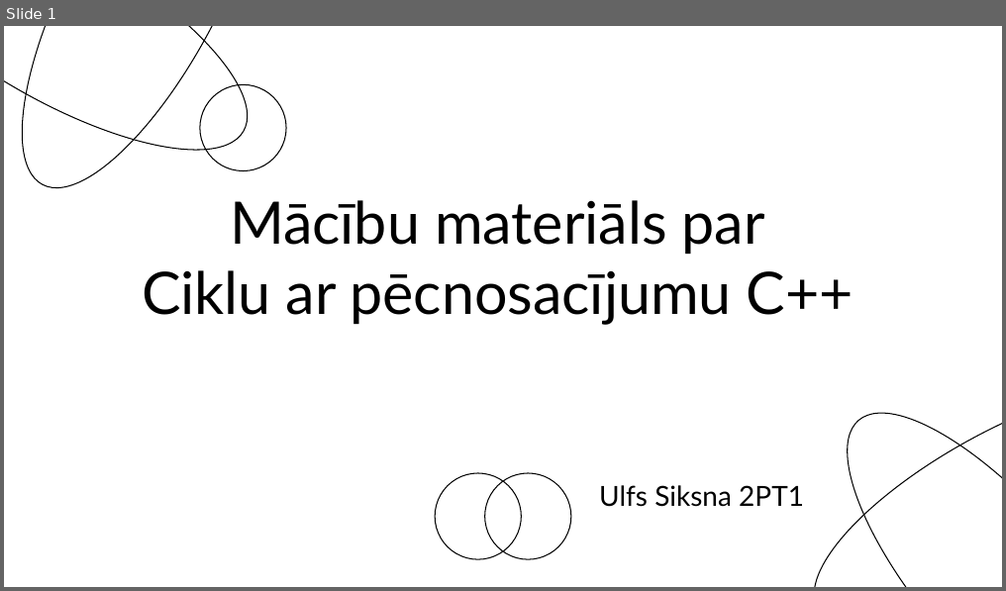
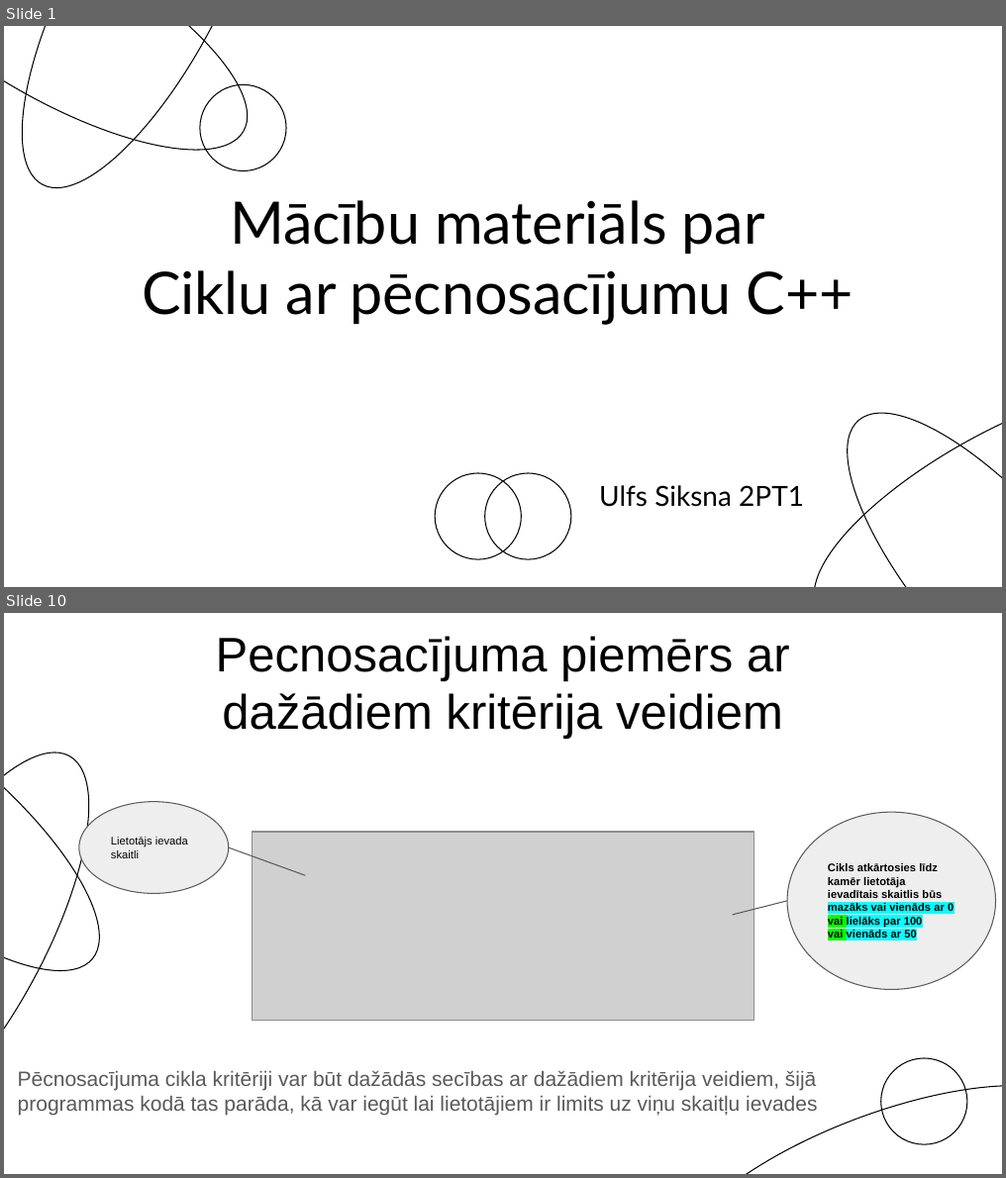
Before and after one commit to Siksna/2PT1_Eksamens, a slide deck: Pecnosacījumu_MācībuMaterials.pptx. Shown one above the other, each under a label of ours: slide 1 before the commit, slides 1 and 10 after it; the slides between them are not shown. The pictures are 1006x591 and 1006x1178 pixels, drawn with LibreOffice and Linux fonts; fonts in the diff are those of the drawing; grey boxes stand for pictures. Boxes give left, top, right and bottom in pixels: in the first picture for what was removed or moved away, otherwise in the second. Text is boxed around its words. In the diff, an @@ line names an element or a change of style, - is before the commit and + after.

```diff
--- a/Pecnosacījumu_MācībuMaterials.pptx
+++ b/Pecnosacījumu_MācībuMaterials.pptx
@@ slide 10 added at (4, 613, 1002, 1174), background #FFFFFF @@
@@ ellipse added at (4, 622, 141, 1018), outline #000000 0.75 pt @@
@@ text added at (216, 636, 790, 739), 35 pt, text #000000 @@
+Pecnosacījuma piemērs ar dažādiem kritērija veidiem
@@ ellipse added at (4, 719, 137, 1174), outline #000000 0.75 pt @@
@@ ellipse added at (79, 802, 229, 893), fill #EEEEEE, outline #595959 0.75 pt, 8 pt, text #000000 @@
+Lietotājs ievada skaitli
@@ ellipse added at (787, 813, 996, 990), fill #EEEEEE, outline #595959 0.75 pt, 8 pt, text #000000, bold @@
+Cikls atkārtosies līdz kamēr lietotāja ievadītais skaitlis būs mazāks vai vienāds ar 0 vai lielāks par 100
+vai vienāds ar 50
@@ line added from (305, 875) to (229, 848), #595959 0.75 pt @@
@@ picture added at (252, 832, 754, 1020) @@
@@ line added from (733, 914) to (787, 901), #595959 0.75 pt @@
@@ ellipse added at (651, 1043, 1002, 1174), outline #000000 0.75 pt @@
@@ text added at (18, 1070, 817, 1116), 15 pt, text #595959 @@
+Pēcnosacījuma cikla kritēriji var būt dažādās secības ar dažādiem kritērija veidiem, šijā programmas kodā tas parāda, kā var iegūt lai lietotājiem ir limits uz viņu skaitļu ievades
@@ ellipse added at (881, 1059, 967, 1144), outline #000000 0.75 pt @@
```
Also in this commit, not shown: 7 slides changed, 2 other slides added, 3 slides removed, 1 other file.
